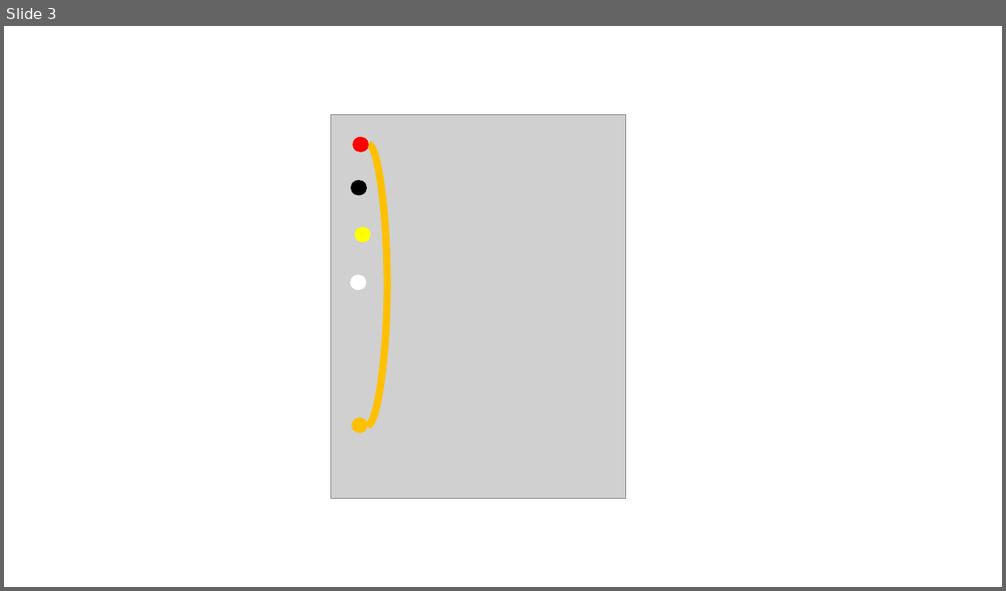
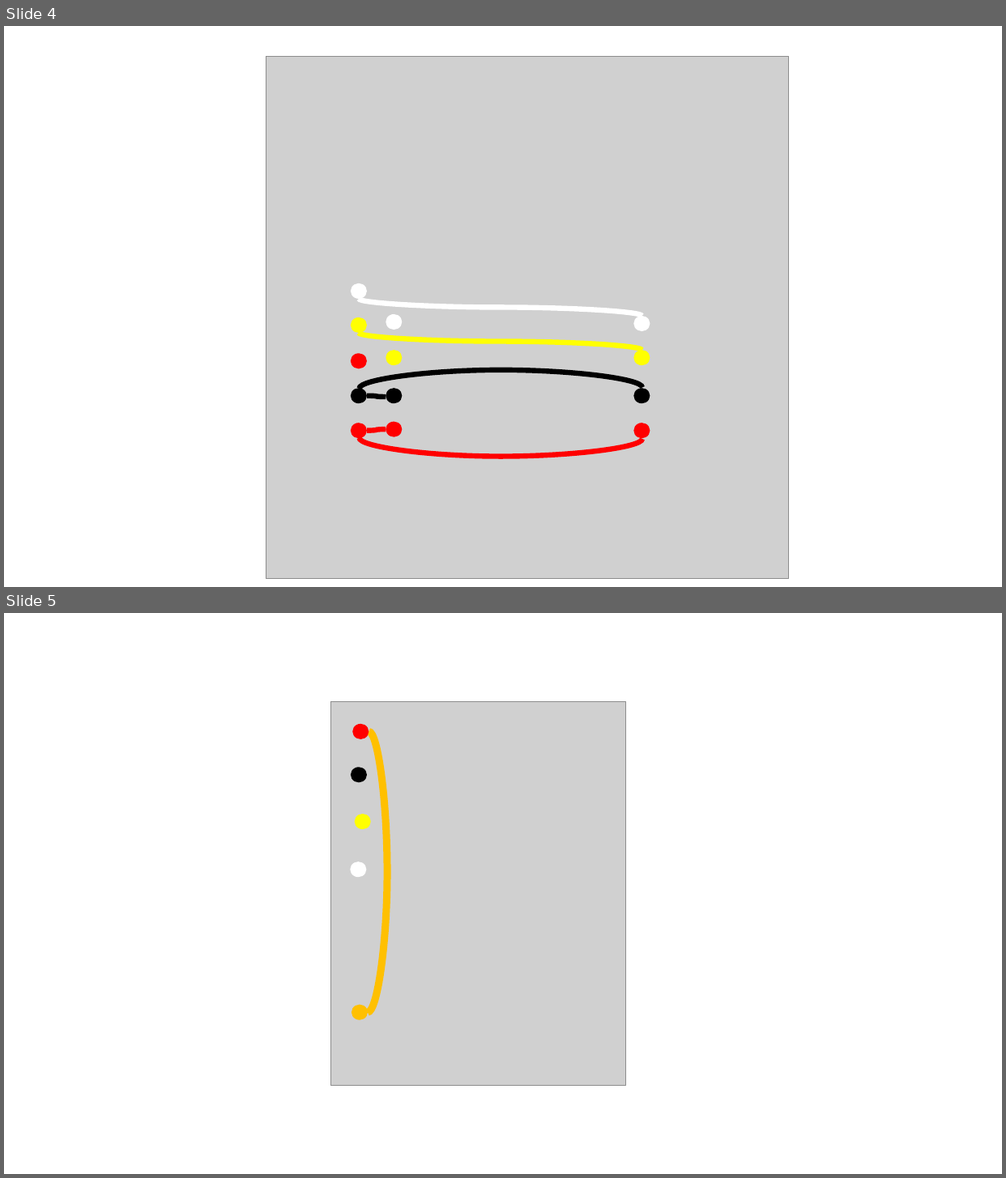
Before and after one commit to jay1han/V2-Documents, a slide deck: Wirings.pptx. Shown one above the other, each under a label of ours: slide 3 before the commit, slides 4 and 5 after it. The pictures are 1006x591 and 1006x1178 pixels, drawn with LibreOffice and Linux fonts; fonts in the diff are those of the drawing; grey boxes stand for pictures. Boxes give left, top, right and bottom in pixels: in the first picture for what was removed or moved away, otherwise in the second. Text is boxed around its words. In the diff, an @@ line names an element or a change of style, - is before the commit and + after.

```diff
--- a/Wirings.pptx
+++ b/Wirings.pptx
@@ slide 4 added at (4,26,1002,587), background #FFFFFF @@
@@ picture added at (266,56,790,579) @@
@@ ellipse added at (351,284,367,299), fill #FFFFFF @@
@@ curved line added from (359, 299) to (641, 316), #FFFFFF 5 pt @@
@@ ellipse added at (386,314,403,330), fill #FFFFFF @@
@@ ellipse added at (633,316,650,331), fill #FFFFFF @@
@@ ellipse added at (351,318,367,334), fill #FFFF00 @@
@@ curved line added from (359, 333) to (641, 350), #FFFF00 5 pt @@
@@ ellipse added at (351,354,367,369), fill #FF0000 @@
@@ ellipse added at (386,350,403,366), fill #FFFF00 @@
@@ ellipse added at (633,350,650,366), fill #FFFF00 @@
@@ ellipse added at (351,388,367,404), fill #000000 @@
@@ curved line added from (360, 389) to (642, 387), #000000 5 pt @@
@@ ellipse added at (386,388,403,404), fill #000000 @@
@@ ellipse added at (633,388,650,404), fill #000000 @@
@@ curved line added from (367, 396) to (386, 397), #000000 5 pt @@
@@ ellipse added at (351,423,367,438), fill #FF0000 @@
@@ curved line added from (360, 437) to (642, 439), #FF0000 5 pt @@
@@ curved line added from (367, 431) to (386, 429), #FF0000 5 pt @@
@@ ellipse added at (386,422,403,437), fill #FF0000 @@
@@ ellipse added at (633,423,650,438), fill #FF0000 @@
@@ what was slide 3 is now slide 5 @@
```
Also in this commit, not shown: 1 other slide added, 1 other file.
